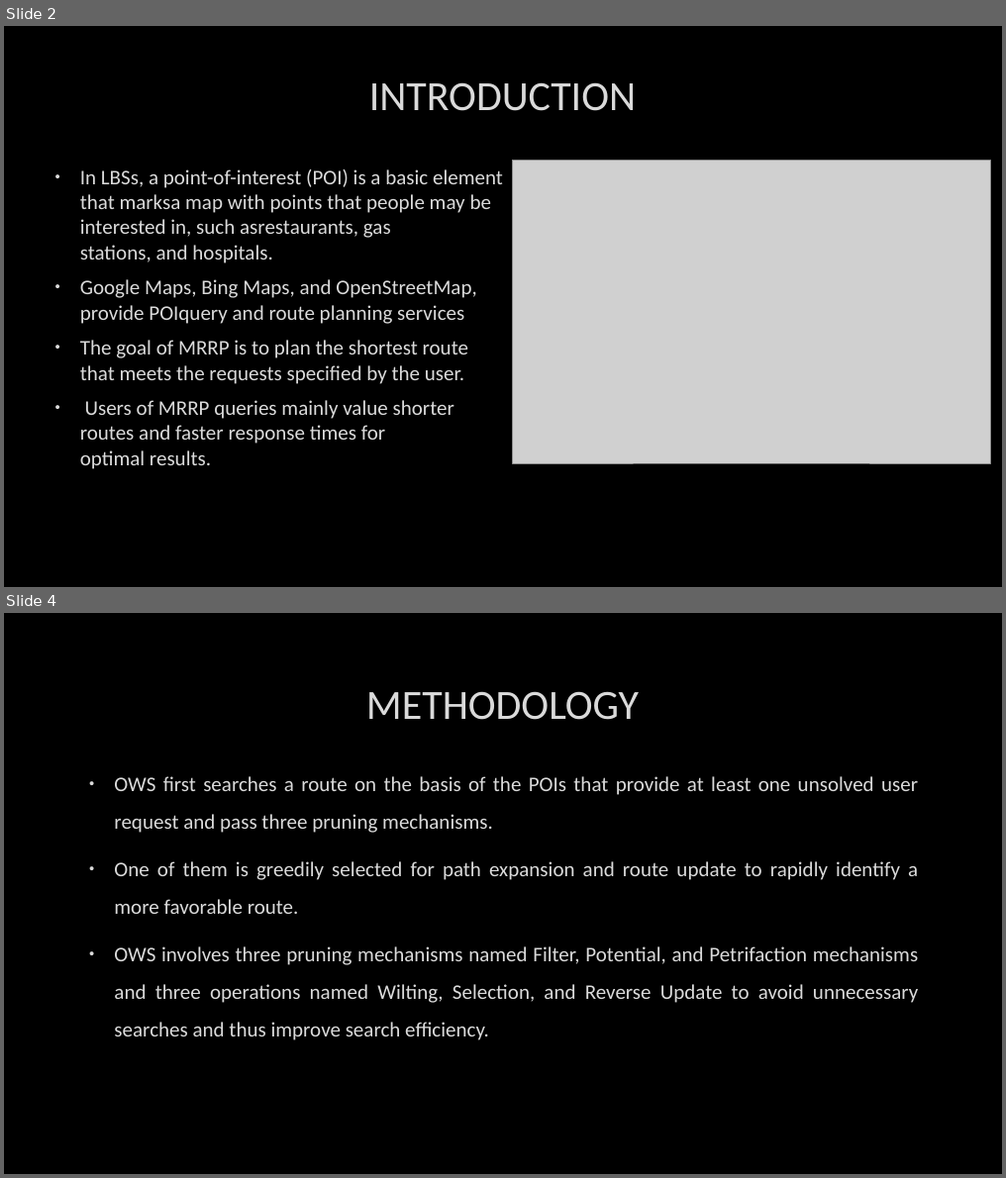
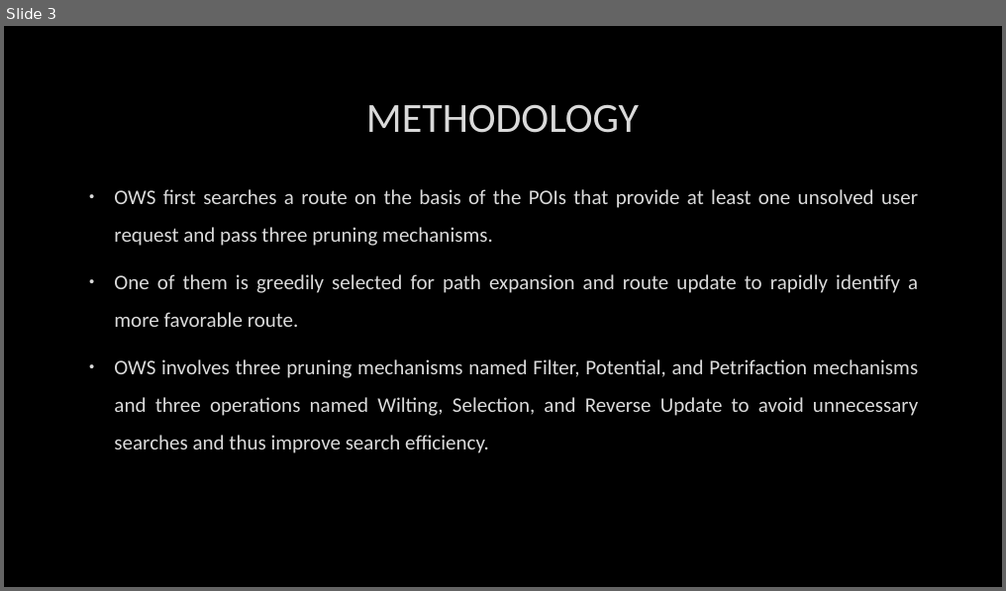
Before and after one commit to saketh-r0ck/Lab-Repository, a slide deck: Project/Algo/Advance algo project proposal.pptx. Shown one above the other, each under a label of ours: slides 2 and 4 before the commit, slide 3 after it; the slides between them are not shown. The pictures are 1006x1178 and 1006x591 pixels, drawn with LibreOffice and Linux fonts; fonts in the diff are those of the drawing; grey boxes stand for pictures; background and template pictures are left out. Boxes give left, top, right and bottom in pixels: in the first picture for what was removed or moved away, otherwise in the second. Text is boxed around its words. In the diff, an @@ line names an element or a change of style, - is before the commit and + after.

```diff
--- a/Project/Algo/Advance algo project proposal.pptx
+++ b/Project/Algo/Advance algo project proposal.pptx
@@ slide 2 removed at (4,26,1002,587), background picture (left out) @@
@@ title removed at (369,82,636,111) @@
-INTRODUCTION
@@ text removed at (80,170,503,470) @@
-• In LBSs, a point-of-interest (POI) is a basic element that marksa map with points that people may be interested in, such asrestaurants, gas stations, and hospitals.
-• Google Maps, Bing Maps, and OpenStreetMap, provide POIquery and route planning services
-• The goal of MRRP is to plan the shortest route that meets the requests specified by the user.
-• Users of MRRP queries mainly value shorter routes and faster response times for optimal results.
@@ picture removed at (512,161,990,464) @@
@@ what was slide 4 is now slide 3 @@
```
Also in this commit, not shown: 2 slides changed, 3 slides added, 2 other slides removed, 3 other files.
